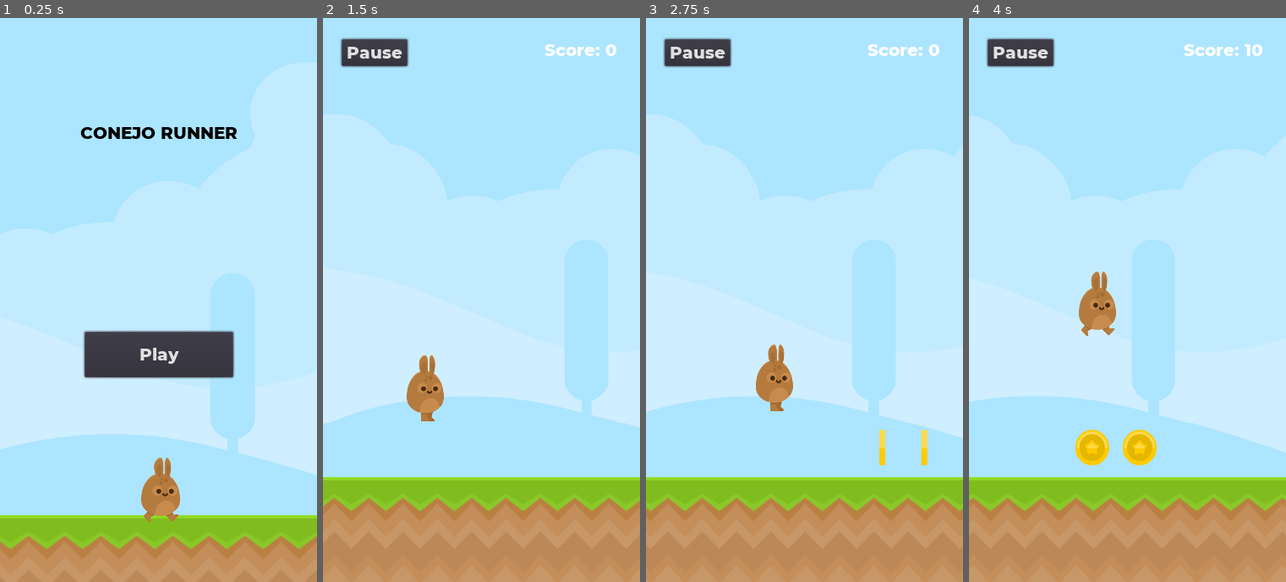
Above: before the commit, frames 1-4 (left to right).
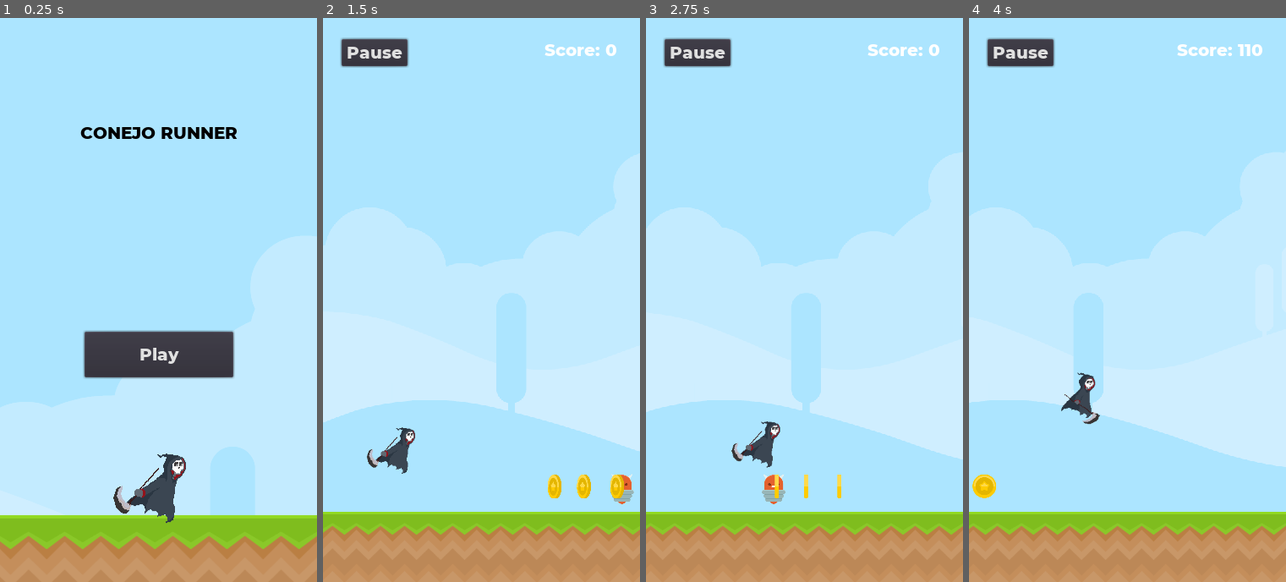
Above: after the commit, the same moments.

Repository: mrbarrientosg/juego-conejo
Game: Godot game, scene res://menu/MainScreen.tscn
The game is run twice, just before and just after one commit, with the same random seed, the same clock (stepped at 60 frames per second) and the same inputs.
Inputs (mouse positions are in pixels of both pictures, inside the frame that each line leads up to):
- Up to frame 1 (0.25 s): no input
- Up to frame 2 (1.5 s): click "Play" at 0.5 s; move the mouse to (551, 271) at 1.27 s; click (551, 271) at 1.42 s
- Up to frame 3 (2.75 s): move the mouse to (741, 328) at 2.02 s; click (741, 328) at 2.17 s
- Up to frame 4 (4 s): move the mouse to (1159, 175) at 2.77 s; click (1159, 175) at 2.92 s; move the mouse to (1111, 412) at 3.52 s; click (1111, 412) at 3.67 s

The runs differ from the first frame. In frame 1, 5.6% of the frame differs, in the area x 0-80%, y 52-90%; in frame 2, 15%; in frame 3, 15%; in frame 4, 17%, in the area x 0-100%, y 4-93%.

Commit message:
nuevo player la parka

Diff:
--- a/actors/Enemy.tscn
+++ b/actors/Enemy.tscn
@@ -8,6 +8,9 @@
 height = 8.0
 
 [sub_resource type="RectangleShape2D" id=2]
+extents = Vector2( 19, 7 )
+
+[sub_resource type="RectangleShape2D" id=3]
 extents = Vector2( 19, 7 )
 
 [node name="Enemy" type="KinematicBody2D"]
@@ -38,4 +41,12 @@
 modulate = Color( 0.968627, 1, 0, 1 )
 position = Vector2( 0, -48 )
 shape = SubResource( 2 )
+
+[node name="Area2D" type="Area2D" parent="."]
+
+[node name="CollisionShape" type="CollisionShape2D" parent="Area2D"]
+position = Vector2( 0, -62 )
+shape = SubResource( 3 )
+[connection signal="screen_exited" from="VisibilityEnabler2D" to="." method="_on_VisibilityEnabler2D_screen_exited"]
 [connection signal="body_entered" from="StompDetector" to="." method="_on_StompDetector_body_entered"]
+[connection signal="body_entered" from="Area2D" to="." method="_on_Player_body_entered"]
--- a/actors/Player.tscn
+++ b/actors/Player.tscn
@@ -1,43 +1,80 @@
-[gd_scene load_steps=7 format=2]
+[gd_scene load_steps=14 format=2]
 
-[ext_resource path="res://assest/PNG/Players/bunny1_walk1.png" type="Texture" id=1]
+[ext_resource path="res://assest/PNG/Players/player2_Stand_0.png" type="Texture" id=1]
 [ext_resource path="res://scripts/Player.gd" type="Script" id=2]
-[ext_resource path="res://assest/PNG/Players/bunny1_walk2.png" type="Texture" id=3]
+[ext_resource path="res://assest/PNG/Players/player2_Stand_2.png" type="Texture" id=3]
+[ext_resource path="res://assest/PNG/Players/player2_Stand_1.png" type="Texture" id=4]
+[ext_resource path="res://assest/PNG/Players/player_Run_3.png" type="Texture" id=5]
+[ext_resource path="res://assest/PNG/Players/player_Run_2.png" type="Texture" id=6]
+[ext_resource path="res://assest/PNG/Players/player_Run_1.png" type="Texture" id=7]
+[ext_resource path="res://assest/PNG/Players/player_Run_0.png" type="Texture" id=8]
+[ext_resource path="res://assest/PNG/Players/player_Run_4.png" type="Texture" id=9]
 
 [sub_resource type="SpriteFrames" id=1]
 animations = [ {
-"frames": [ ExtResource( 3 ), ExtResource( 1 ) ],
+"frames": [ ExtResource( 9 ), ExtResource( 8 ), ExtResource( 7 ), ExtResource( 6 ), ExtResource( 5 ) ],
+"loop": true,
+"name": "kill",
+"speed": 15.0
+}, {
+"frames": [ ExtResource( 9 ) ],
 "loop": true,
 "name": "run",
+"speed": 4.0
+}, {
+"frames": [ ExtResource( 1 ), ExtResource( 4 ), ExtResource( 3 ) ],
+"loop": true,
+"name": "iddle",
 "speed": 5.0
 } ]
 
-[sub_resource type="CircleShape2D" id=2]
-radius = 22.0
+[sub_resource type="Animation" id=2]
+resource_name = "bouncing"
+length = 1.5
+loop = true
+tracks/0/type = "value"
+tracks/0/path = NodePath("skin:position")
+tracks/0/interp = 2
+tracks/0/loop_wrap = true
+tracks/0/imported = false
+tracks/0/enabled = true
+tracks/0/keys = {
+"times": PoolRealArray( 0, 0.5, 1 ),
+"transitions": PoolRealArray( 0.258816, 1.6245, 1.86607 ),
+"update": 0,
+"values": [ Vector2( 0, -34 ), Vector2( 0, -36 ), Vector2( 0, -37.9999 ) ]
+}
 
-[sub_resource type="CapsuleShape2D" id=3]
+[sub_resource type="CircleShape2D" id=3]
+radius = 21.0238
+
+[sub_resource type="CapsuleShape2D" id=4]
 radius = 23.0
 height = 4.0
 
 [node name="Player" type="KinematicBody2D"]
+position = Vector2( 0, -10 )
 collision_mask = 8
 script = ExtResource( 2 )
 speed = Vector2( 300, 1000 )
 
 [node name="skin" type="AnimatedSprite" parent="."]
-position = Vector2( 0, -38 )
-scale = Vector2( 0.38, 0.38 )
+position = Vector2( 0, -34 )
 frames = SubResource( 1 )
-animation = "run"
+animation = "kill"
+
+[node name="AnimationPlayer" type="AnimationPlayer" parent="."]
+autoplay = "bouncing"
+anims/bouncing = SubResource( 2 )
 
 [node name="CollisionShape2D" type="CollisionShape2D" parent="."]
-position = Vector2( 0, -30 )
-shape = SubResource( 2 )
+position = Vector2( 0, -21 )
+shape = SubResource( 3 )
 
 [node name="Camera2D" type="Camera2D" parent="."]
-offset = Vector2( 50, 0 )
+offset = Vector2( 90, 0 )
 current = true
-zoom = Vector2( 1.05, 1 )
+zoom = Vector2( 1.5, 1.5 )
 limit_left = 0
 limit_top = 0
 limit_smoothed = true
@@ -50,6 +87,7 @@
 drag_margin_bottom = 0.0
 
 [node name="EnemyDetector" type="Area2D" parent="."]
+visible = false
 position = Vector2( 0, -30 )
 monitorable = false
 collision_layer = 0
--- a/levels/SampleLevel.tscn
+++ b/levels/SampleLevel.tscn
@@ -1,9 +1,10 @@
-[gd_scene load_steps=11 format=2]
+[gd_scene load_steps=13 format=2]
 
 [ext_resource path="res://assest/PNG/Ground/Grass/grassMid.png" type="Texture" id=1]
 [ext_resource path="res://actors/Player.tscn" type="PackedScene" id=2]
 [ext_resource path="res://actors/Enemy.tscn" type="PackedScene" id=3]
 [ext_resource path="res://objects/ParallaxBackground.tscn" type="PackedScene" id=4]
+[ext_resource path="res://assest/PNG/Ground/Grass/grassLeft.png" type="Texture" id=5]
 [ext_resource path="res://objects/Coin.tscn" type="PackedScene" id=8]
 [ext_resource path="res://levels/SampleLevel2.tscn" type="PackedScene" id=9]
 [ext_resource path="res://objects/Portal2D.tscn" type="PackedScene" id=10]
@@ -12,7 +13,10 @@
 [sub_resource type="ConvexPolygonShape2D" id=1]
 points = PoolVector2Array( 128, 128, 0, 128, 0, 0, 128, 0 )
 
-[sub_resource type="TileSet" id=2]
+[sub_resource type="ConvexPolygonShape2D" id=2]
+points = PoolVector2Array( 128, 128, 0, 128, 0, 0, 128, 0 )
+
+[sub_resource type="TileSet" id=3]
 0/name = "grassMid.png 0"
 0/texture = ExtResource( 1 )
 0/tex_offset = Vector2( 0, 0 )
@@ -29,10 +33,26 @@
 "shape_transform": Transform2D( 1, 0, 0, 1, 0, 0 )
 } ]
 0/z_index = 0
+1/name = "grassLeft.png 1"
+1/texture = ExtResource( 5 )
+1/tex_offset = Vector2( 0, 0 )
+1/modulate = Color( 1, 1, 1, 1 )
+1/region = Rect2( 0, 0, 128, 128 )
+1/tile_mode = 0
+1/occluder_offset = Vector2( 0, 0 )
+1/navigation_offset = Vector2( 0, 0 )
+1/shapes = [ {
+"autotile_coord": Vector2( 0, 0 ),
+"one_way": false,
+"one_way_margin": 1.0,
+"shape": SubResource( 2 ),
+"shape_transform": Transform2D( 1, 0, 0, 1, 0, 0 )
+} ]
+1/z_index = 0
 
 [node name="SampleLevel" type="Node2D"]
 __meta__ = {
-"_edit_horizontal_guides_": [ 704.0 ],
+"_edit_horizontal_guides_": [ 1021.0 ],
 "_edit_vertical_guides_": [ 0.0, 1667.0 ]
 }
 
@@ -44,36 +64,36 @@
 [node name="ParallaxBackground" parent="." instance=ExtResource( 4 )]
 
 [node name="TileMap" type="TileMap" parent="."]
-tile_set = SubResource( 2 )
+tile_set = SubResource( 3 )
 collision_layer = 8
 collision_mask = 0
 format = 1
-tile_data = PoolIntArray( 196632, 0, 0, 327704, 0, 0, 458776, 0, 0, 589824, 0, 0, 589826, 0, 0, 589828, 0, 0, 589830, 0, 0, 589832, 0, 0, 589833, 1, 0, 589834, 0, 0, 589836, 0, 0, 589838, 0, 0, 589839, 1, 0, 589840, 0, 0, 589842, 0, 0, 589844, 0, 0, 589846, 0, 0, 589848, 0, 0 )
+tile_data = PoolIntArray( 262168, 0, 0, 393240, 0, 0, 524312, 0, 0, 655384, 0, 0, 786456, 0, 0, 917504, 0, 0, 917506, 0, 0, 917508, 0, 0, 917510, 0, 0, 917512, 0, 0, 917514, 0, 0, 917516, 0, 0, 917518, 0, 0, 917520, 0, 0, 917522, 0, 0, 917524, 0, 0, 917526, 0, 0, 917528, 0, 0 )
+
+[node name="Portal2D" parent="." instance=ExtResource( 10 )]
+position = Vector2( 1506, 881 )
+next_scene = ExtResource( 9 )
 
 [node name="Player" parent="." instance=ExtResource( 2 )]
-position = Vector2( 37, 576 )
-speed = Vector2( 150, 1000 )
+position = Vector2( 37, 871 )
+speed = Vector2( 200, 1000 )
 
-[node name="Camera2D" parent="Player" index="2"]
+[node name="Camera2D" parent="Player" index="3"]
 limit_right = 1617
-limit_bottom = 700
+limit_bottom = 1020
 
 [node name="Enemy" parent="." instance=ExtResource( 3 )]
-position = Vector2( 1386, 558 )
+position = Vector2( 699, 881 )
 
 [node name="Coins" type="Node" parent="."]
 
 [node name="Coin" parent="Coins" instance=ExtResource( 8 )]
-position = Vector2( 501, 546 )
+position = Vector2( 501, 855 )
 
 [node name="Coin2" parent="Coins" instance=ExtResource( 8 )]
-position = Vector2( 553, 546 )
+position = Vector2( 553, 855 )
 
 [node name="Coin3" parent="Coins" instance=ExtResource( 8 )]
-position = Vector2( 612, 546 )
-
-[node name="Portal2D" parent="." instance=ExtResource( 10 )]
-position = Vector2( 1506, 567 )
-next_scene = ExtResource( 9 )
+position = Vector2( 612, 855 )
 
 [editable path="Player"]
--- a/levels/SampleLevel2.tscn
+++ b/levels/SampleLevel2.tscn
@@ -169,13 +169,14 @@
 
 [node name="Level01" type="Node2D"]
 __meta__ = {
-"_edit_horizontal_guides_": [ 767.0 ],
+"_edit_horizontal_guides_": [ 1013.0 ],
 "_edit_vertical_guides_": [ 1920.0 ]
 }
 
 [node name="ParallaxBackground" parent="." instance=ExtResource( 4 )]
 
 [node name="TileMap" type="TileMap" parent="."]
+position = Vector2( 0, 245 )
 tile_set = SubResource( 9 )
 collision_layer = 8
 collision_mask = 0
@@ -183,37 +184,37 @@
 tile_data = PoolIntArray( 262157, 2, 0, 327689, 2, 0, 393221, 2, 0, 393230, 8, 0, 393232, 0, 0, 393234, 7, 0, 393244, 0 …(453 unchanged characters)…
 
 [node name="Portal2D" parent="." instance=ExtResource( 15 )]
-position = Vector2( 1752, 631 )
+position = Vector2( 1752, 869 )
 
 [node name="Player" parent="." instance=ExtResource( 2 )]
-position = Vector2( -128, 502 )
-
-[node name="Camera2D" parent="Player" index="2"]
+position = Vector2( -128, 739 )
+
+[node name="Camera2D" parent="Player" index="3"]
 limit_right = 1920
-limit_bottom = 767
+limit_bottom = 1010
 
 [node name="Coin" parent="." instance=ExtResource( 14 )]
-position = Vector2( 384, 353 )
+position = Vector2( 384, 597 )
 
 [node name="Coin2" parent="." instance=ExtResource( 14 )]
-position = Vector2( 640, 288 )
+position = Vector2( 640, 528 )
 
 [node name="Coin3" parent="." instance=ExtResource( 14 )]
-position = Vector2( 896, 224 )
+position = Vector2( 896, 465 )
 
 [node name="Coin4" parent="." instance=ExtResource( 14 )]
-position = Vector2( 1208, 392 )
+position = Vector2( 1208, 641 )
 
 [node name="Coin5" parent="." instance=ExtResource( 14 )]
-position = Vector2( 1256, 434 )
+position = Vector2( 1256, 683 )
 
 [node name="Coin11" parent="." instance=ExtResource( 14 )]
-position = Vector2( 1296, 481 )
+position = Vector2( 1296, 730 )
 
 [node name="Coin6" parent="." instance=ExtResource( 14 )]
-position = Vector2( 1344, 528 )
+position = Vector2( 1344, 777 )
 
 [node name="Coin7" parent="." instance=ExtResource( 14 )]
-position = Vector2( 1392, 576 )
+position = Vector2( 1392, 825 )
 
 [editable path="Player"]
--- a/menu/EndScreen.tscn
+++ b/menu/EndScreen.tscn
@@ -12,11 +12,8 @@
 [ext_resource path="res://menu/ChangeSceneButton.tscn" type="PackedScene" id=10]
 [ext_resource path="res://Montserrat-ExtraBold.ttf" type="DynamicFontData" id=12]
 
-[sub_resource type="DynamicFont" id=5]
+[sub_resource type="DynamicFont" id=1]
 font_data = ExtResource( 12 )
-
-[sub_resource type="ConvexPolygonShape2D" id=1]
-points = PoolVector2Array( 128, 128, 0, 128, 0, 0, 128, 0 )
 
 [sub_resource type="ConvexPolygonShape2D" id=2]
 points = PoolVector2Array( 128, 128, 0, 128, 0, 0, 128, 0 )
@@ -24,7 +21,10 @@
 [sub_resource type="ConvexPolygonShape2D" id=3]
 points = PoolVector2Array( 128, 128, 0, 128, 0, 0, 128, 0 )
 
-[sub_resource type="TileSet" id=4]
+[sub_resource type="ConvexPolygonShape2D" id=4]
+points = PoolVector2Array( 128, 128, 0, 128, 0, 0, 128, 0 )
+
+[sub_resource type="TileSet" id=5]
 0/name = "grassMid.png 0"
 0/texture = ExtResource( 7 )
 0/tex_offset = Vector2( 0, 0 )
@@ -136,11 +136,11 @@
 [node name="Score" type="Label" parent="."]
 anchor_left = 0.5
 anchor_right = 0.5
-margin_left = -139.5
+margin_left = -137.5
 margin_top = 237.0
-margin_right = 139.5
+margin_right = 141.5
 margin_bottom = 268.0
-custom_fonts/font = SubResource( 5 )
+custom_fonts/font = SubResource( 1 )
 custom_colors/font_color = Color( 0, 0, 0, 1 )
 text = "Your final score is %s."
 align = 1
@@ -189,7 +189,5 @@
 limit_left = -115
 limit_right = 525
 limit_bottom = 715
-[connection signal="button_up" from="VBoxContainer/PlayButton" to="VBoxContainer/PlayButton" method="_on_button_up"]
-[connection signal="button_up" from="VBoxContainer/Back" to="VBoxContainer/Back" method="_on_button_up"]
 
 [editable path="Player"]
--- a/menu/MainScreen.tscn
+++ b/menu/MainScreen.tscn
@@ -121,7 +121,7 @@
 position = Vector2( 190, 586 )
 speed = Vector2( 0, 1000 )
 
-[node name="Camera2D" parent="Player" index="2"]
+[node name="Camera2D" parent="Player" index="3"]
 current = false
 limit_left = -115
 limit_right = 525
--- a/objects/Coin.tscn
+++ b/objects/Coin.tscn
@@ -45,8 +45,7 @@
 "values": [ Color( 1, 1, 1, 1 ) ]
 }
 
-[sub_resource type="Animation" id=3]
-resource_name = "fade_out"
+[sub_resource type="Animation" id=4]
 length = 0.4
 tracks/0/type = "value"
 tracks/0/path = NodePath(".:modulate")
@@ -81,14 +80,20 @@
 script = ExtResource( 5 )
 
 [node name="skin" type="AnimatedSprite" parent="."]
-frames = SubResource( 4 )
+position = Vector2( 0, 10 )
+frames = SubResource( 1 )
 animation = "coin"
 
 [node name="CollisionShape2D" type="CollisionShape2D" parent="."]
-shape = SubResource( 1 )
+shape = SubResource( 2 )
 
 [node name="AnimationPlayer" type="AnimationPlayer" parent="."]
 autoplay = "bouncing"
-anims/bouncing = SubResource( 2 )
-anims/fade_out = SubResource( 3 )
+anims/bouncing = SubResource( 3 )
+anims/fade_out = SubResource( 4 )
+
+[node name="VisibilityEnabler2D" type="VisibilityEnabler2D" parent="."]
+position = Vector2( 2.86102e-06, -2.38419e-06 )
+scale = Vector2( 4.2, 4.2 )
 [connection signal="body_entered" from="." to="." method="_on_body_entered"]
+[connection signal="screen_exited" from="VisibilityEnabler2D" to="." method="_on_VisibilityEnabler2D_screen_exited"]
--- a/objects/ParallaxBackground.tscn
+++ b/objects/ParallaxBackground.tscn
@@ -21,7 +21,7 @@
 motion_mirroring = Vector2( 2048, 0 )
 
 [node name="bg_layer2" type="Sprite" parent="ParallaxLayer2"]
-position = Vector2( 0, 212 )
+position = Vector2( 0, 417 )
 texture = ExtResource( 3 )
 region_enabled = true
 region_rect = Rect2( 0, 712, 4096, 500 )
@@ -31,7 +31,7 @@
 motion_mirroring = Vector2( 2048, 0 )
 
 [node name="bg_layer3" type="Sprite" parent="ParallaxLayer3"]
-position = Vector2( 0, 419 )
+position = Vector2( 0, 624 )
 texture = ExtResource( 2 )
 region_enabled = true
 region_rect = Rect2( 0, 1063, 4096, 400 )
@@ -41,7 +41,7 @@
 motion_mirroring = Vector2( 2048, 0 )
 
 [node name="bg_layer4" type="Sprite" parent="ParallaxLayer4"]
-position = Vector2( 0, 377 )
+position = Vector2( 0, 582 )
 texture = ExtResource( 1 )
 region_enabled = true
 region_rect = Rect2( 0, 896, 4096, 800 )
--- a/project.godot
+++ b/project.godot
@@ -30,6 +30,7 @@
 
 [debug]
 
+settings/fps/force_fps=60
 settings/stdout/print_fps=true
 
 [display]
--- a/scripts/Coin.gd
+++ b/scripts/Coin.gd
@@ -6,7 +6,12 @@
 
 func _ready() -> void:
 	$skin.play()
+	set_process(false)
+	set_physics_process(false)
 
 func _on_body_entered(body: Node) -> void:
 	anim_player.play("fade_out")
 	PlayerData.score += score
+
+func _on_VisibilityEnabler2D_screen_exited() -> void:
+	queue_free()
--- a/scripts/Enemy.gd
+++ b/scripts/Enemy.gd
@@ -11,6 +11,13 @@
 		return
 	_die()
 
+func _on_Player_body_entered(body: Node) -> void:
+	print("wea")
+	body.get_node("skin").play("kill")
+
+func _on_VisibilityEnabler2D_screen_exited() -> void:
+	queue_free()
+
 func _physics_process(delta: float) -> void:
 	_velocity.y *= gravity * delta
 	if is_on_wall():
--- a/scripts/Player.gd
+++ b/scripts/Player.gd
@@ -3,7 +3,7 @@
 export var stomp_impulse: float = 1000.0
 
 func _ready() -> void:
-	$skin.play()
+	$skin.play("run")
 	set_process_unhandled_input(true)
 
 func _on_EnemyDetector_area_entered(area: Area2D) -> void:
Not shown: 1 places in actors/Enemy.tscn that only renumber resources
Not shown: 1 places in actors/Player.tscn that only renumber resources
Binary file added: assest/PNG/Players/player2_Stand_0.png
Not shown, added: assest/PNG/Players/player2_Stand_0.png.import
Binary file added: assest/PNG/Players/player2_Stand_1.png
Not shown, added: assest/PNG/Players/player2_Stand_1.png.import
Binary file added: assest/PNG/Players/player2_Stand_2.png
Not shown, added: assest/PNG/Players/player2_Stand_2.png.import
Binary file added: assest/PNG/Players/player_Run_0.png
Not shown, added: assest/PNG/Players/player_Run_0.png.import
Binary file added: assest/PNG/Players/player_Run_1.png
Not shown, added: assest/PNG/Players/player_Run_1.png.import
(and 14 more such lines)
